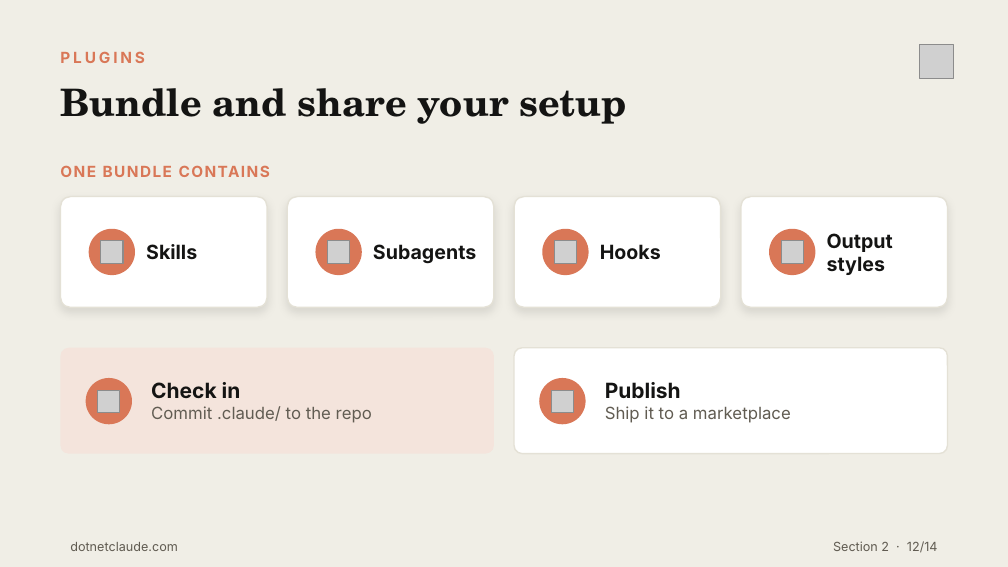
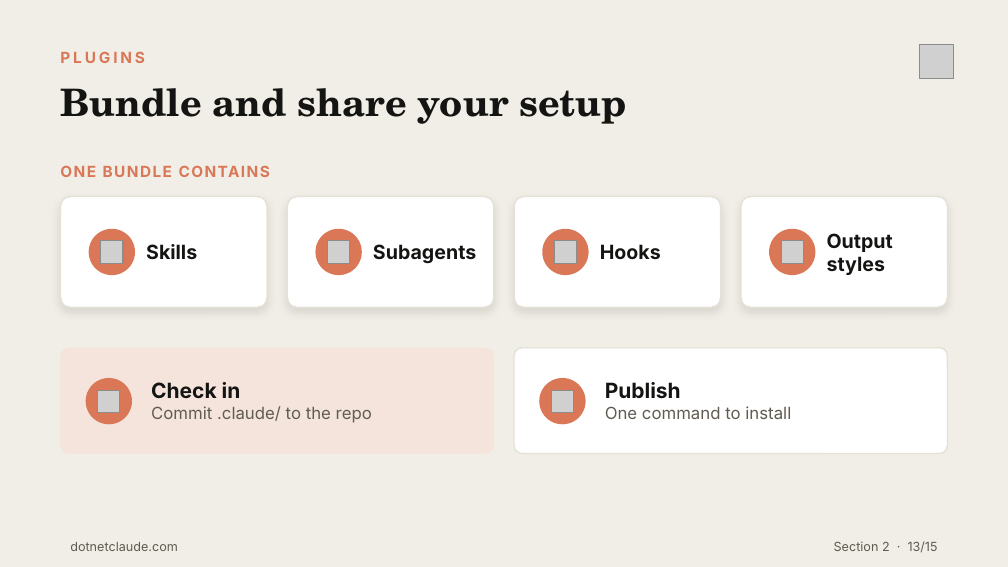
Before and after one commit to cwoodruff/dotnet-claude-workshop-content, a slide deck: slide 13 of decks/Day 1/Section2-Steering-Claude-Code.pptx (slide 12 before the commit). Drawn at 1008x567 pixels with LibreOffice and Linux fonts; fonts in the diff are those of the drawing; grey boxes stand for pictures. Boxes give left, top, right and bottom in pixels: in the first picture for what was removed or moved away, otherwise in the second. Text is boxed around its words. In the diff, an @@ line names an element or a change of style, - is before the commit and + after.

```diff
--- a/decks/Day 1/Section2-Steering-Claude-Code.pptx
+++ b/decks/Day 1/Section2-Steering-Claude-Code.pptx
@@ text at bbox=[605, 406, 791, 419]: text changed @@
-Ship it to a marketplace
+One command to install
@@ text at bbox=[834, 541, 938, 552]: text changed @@
-Section 2 · 12/14
+Section 2 · 13/15
```
Also in this commit, not shown: 12 other slides changed, 1 slide added, 53 other files.
